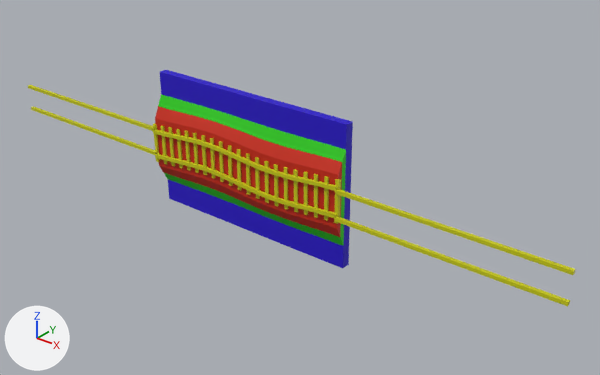
A saved change to the OBJ model data/railsim/test/modeshape/shape20.obj.
The view is the same before and after, from a 50 mm camera at (46.4, -29.6, 18.6) aimed at (21.1, 2.0, -1.0). Lighting does not change. The marker at lower left points along +X, +Y and +Z. Where no turn or scale is listed for an object, it has been applied to the vertices. Vertices at the same position are counted once.

The first picture shows 'shape20'.
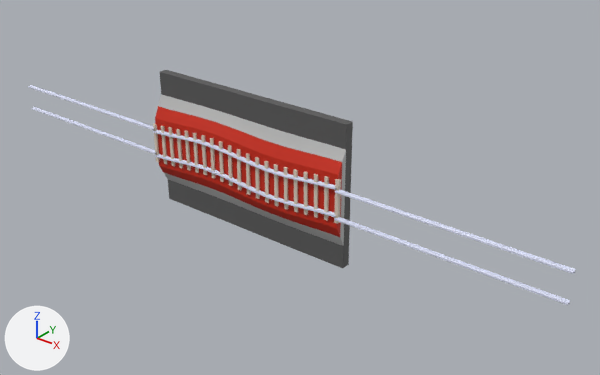
Diff of the bpy script that builds the scene:
```diff
--- a/data/railsim/test/modeshape/shape20.obj.py
+++ b/data/railsim/test/modeshape/shape20.obj.py
@@ mat_green @@
 mat_green = principled_material('green')
-mat_green.base_color = (0.0166, 0.592, 0.0)  # green #23ca00
+mat_green.base_color = (0.5, 0.5, 0.5)  # grey #bcbcbc
 mat_green.roughness = 0.683
@@ mat_blue @@
 mat_blue = principled_material('blue')
-mat_blue.base_color = (0.0166, 0.0, 0.592)  # blue #2300ca
+mat_blue.base_color = (0.1, 0.1, 0.1)  # dark grey #595959
 mat_blue.roughness = 0.683
@@ mat_rails @@
+mat_rails = principled_material('rails')
+mat_rails.base_color = (0.7, 0.73, 0.9)  # white #dadef3
+mat_rails.roughness = 1.0
@@ mat_sleepers @@
+mat_sleepers = principled_material('sleepers')
+mat_sleepers.base_color = (0.7, 0.6, 0.5)  # light grey #dacbbc
+mat_sleepers.roughness = 1.0
@@ me_shape20 @@
 # used by ob_shape20; location = (0.0, 0.0, 0.0)
-me_shape20.from_pydata(...)  # 6122 vertices, 6417 faces; spans x 0.0..37.0, y -0.1..1.2, z -4.0..4.0
+me_shape20.from_pydata(...)  # 6662 vertices, 6831 faces; spans x 0.0..37.0, y -0.1..1.2, z -4.0..4.0
+# me_shape20 part 1: 90 vertices moved within x 0.0..37.0, y -0.1..0.1, z -0.9..0.9; 86 vertices removed from x 0.0..37.0, y -0.1, z -1.0..1.0; 626 vertices added at x 0.0..37.0, y -0.1..0.1, z -0.9..0.9
+# me_shape20 part 2: 1471 faces spanning x 11.9..25.1, y 0.0..0.2, z -1.3..1.3 switch from mat_yellow (yellow #caca00) to mat_sleepers (light grey #dacbbc)
 me_shape20.materials.append(mat_red)
@@ me_shape20 @@
 me_shape20.materials.append(mat_blue)
+me_shape20.materials.append(mat_rails)  # white #dadef3
```

What differs and where, as boxes [x1, y1, x2, y2] in the pictures (600 x 375 px):
'shape20', recoloured, reshaped
    before: [28, 70, 575, 307]
    after: [28, 70, 575, 305]
part 1 of me_shape20, built on
    before: [28, 85, 575, 307]
    after: [28, 85, 575, 305]
part 2 of me_shape20, recoloured (yellow to grey)
    both: [153, 123, 341, 224]
